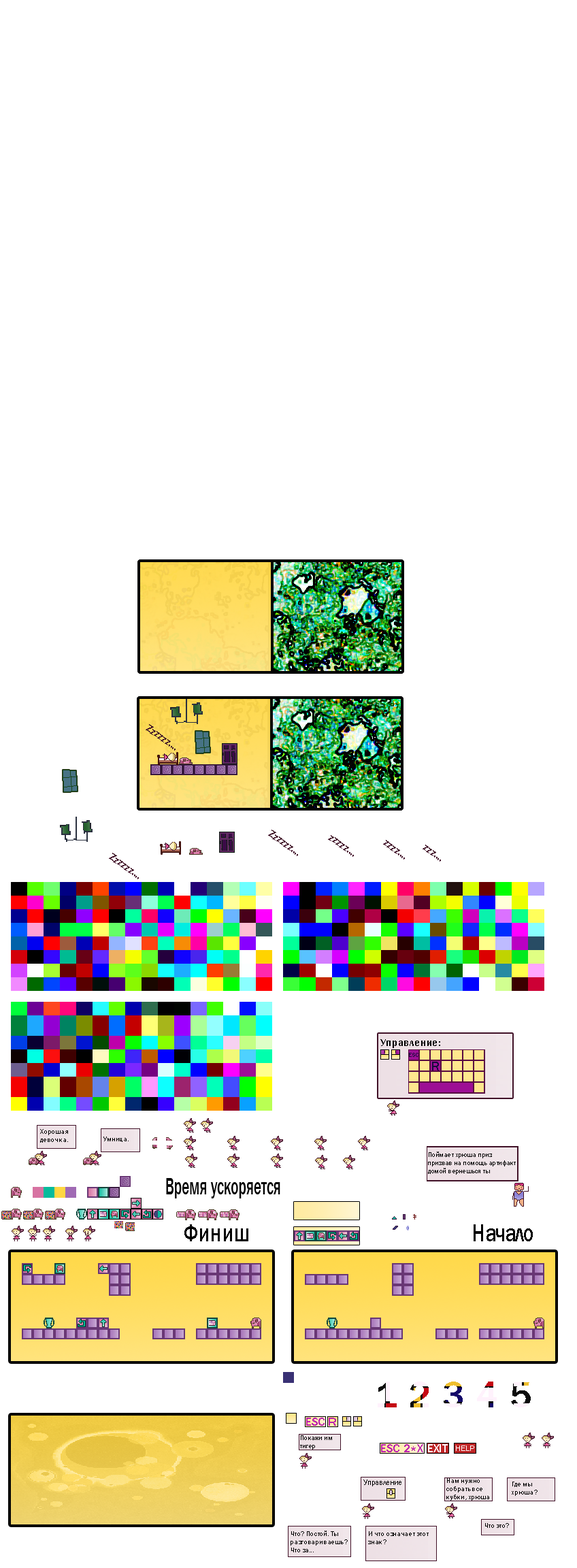
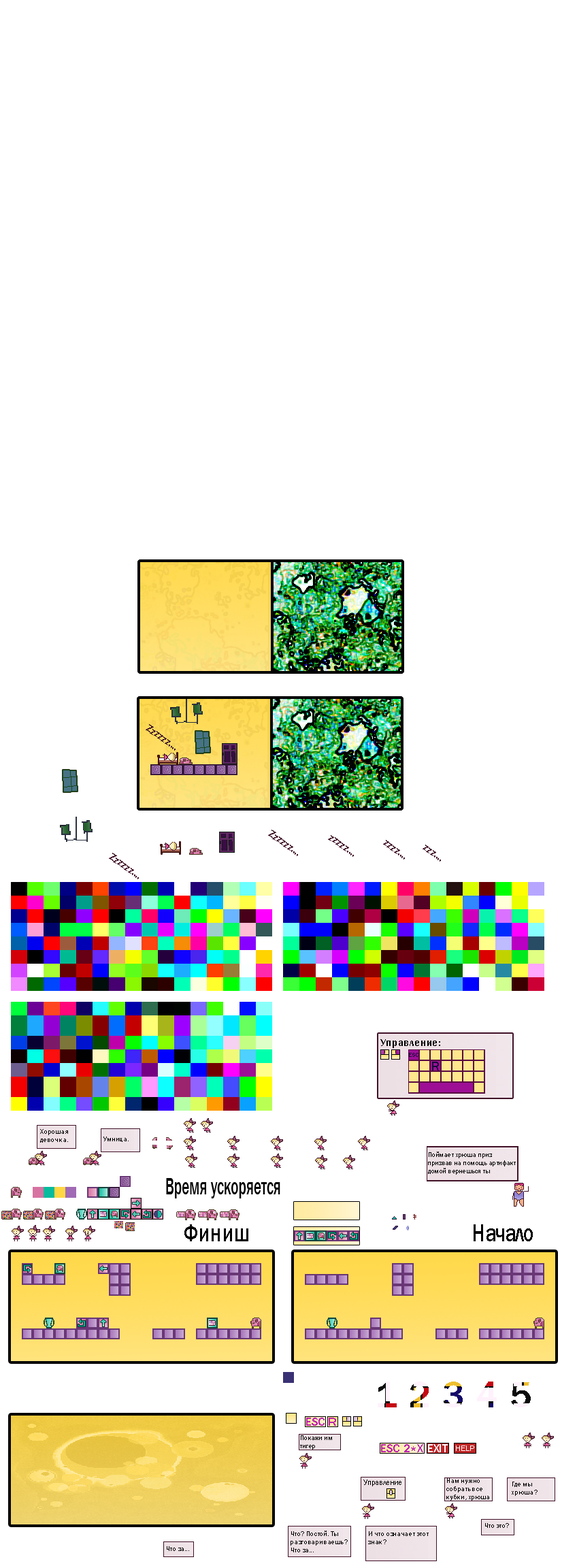
The second (577, 1568) image is a revision of the first. Changes to its layers:
added layer "Что за..." above "Слой 5 копия 11" over [166, 1546, 190, 1551]
added layer "Слой 5 копия 11" above "Где мы хрюша?" over [163, 1541, 194, 1558]
